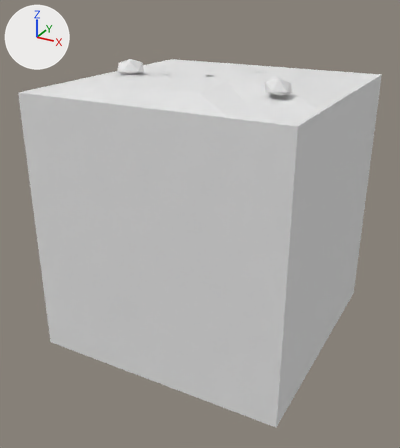
A saved change to the FBX model Assets/Tiles/ReefVerge/Reef Verge 1.fbx.
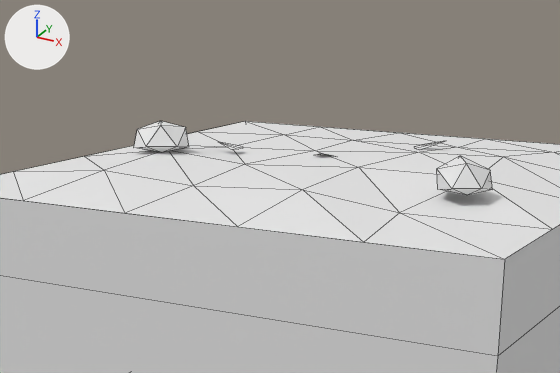
Each version is shown whole from a 50 mm lens placed at (1.93, -3.76, 1.75), pointed at (-0.04, -0.17, -0.05), then close up on the part from 13% to 81% of the width and 0% to 41% of the height. The lights are fixed; the arrows at upper left show +X, +Y and +Z. The older version's two pictures come first. The close-ups show mesh edges as thin lines. Where no turn or scale is listed for an object, it has been applied to the vertices. Vertices at exactly the same position are counted once.

Script lines for the objects in view, before the commit:
```python
me_reef_verge_1 = bpy.data.meshes.new('Reef Verge 1')
me_reef_verge_1.from_pydata(...)  # 90 vertices, 115 faces; spans x -1.0..1.0, y -1.0..1.0, z -1.0..1.2
me_reef_verge_1.materials.append(mat_tileworld_tiles)  # its picture is missing
ob_reef_verge_1 = bpy.data.objects.new('Reef Verge 1', me_reef_verge_1)
ob_reef_verge_1.location = (0.0, 0.0, 0.0)
```
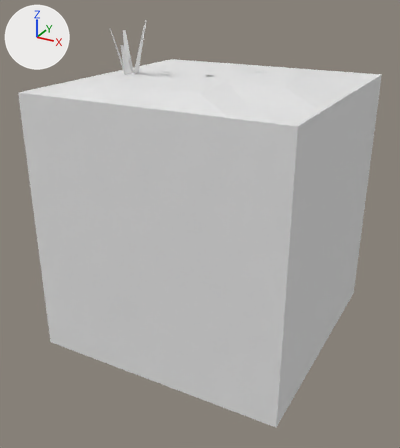
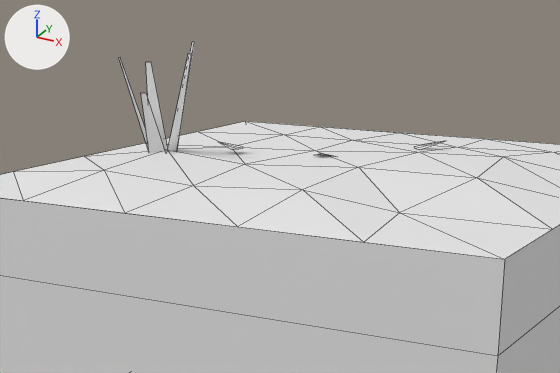
What differs and where, as boxes [x1, y1, x2, y2] in the close-ups (560 x 373 px):
'Reef Verge 1', reshaped
    before: [0, 121, 560, 373]
    after: [0, 42, 560, 373]
part 1 of me_reef_verge_1, deleted
    before: [134, 121, 189, 152]
part 2 of me_reef_verge_1, deleted
    before: [437, 156, 493, 195]
part 3 of me_reef_verge_1, added
    after: [119, 42, 194, 153]

Diff of the bpy script that builds the scene:
```diff
--- a/Assets/Tiles/ReefVerge/Reef Verge 1.fbx.py
+++ b/Assets/Tiles/ReefVerge/Reef Verge 1.fbx.py
@@ me_reef_verge_1 @@
 # used by ob_reef_verge_1; location = (0.0, 0.0, 0.0)
 # verts and faces of me_reef_verge_1; kept vertices keep their numbers, new ones are numbered from 90
-me_reef_verge_1.from_pydata(...)  # 90 vertices, 115 faces; spans x -1.0..1.0, y -1.0..1.0, z -1.0..1.2
+me_reef_verge_1.from_pydata(...)  # 86 vertices, 80 faces; spans x -1.0..1.0, y -1.0..1.0, z -1.0..1.48
+# me_reef_verge_1 part 1: the loose piece of 12 vertices spanning x -0.71..-0.5, y -0.33..-0.11, z 1.1..1.2 is deleted
+# me_reef_verge_1 part 2: the loose piece of 12 vertices spanning x 0.59..0.75, y -0.54..-0.36, z 1.1..1.2 is deleted
+# me_reef_verge_1 part 3
+verts[90] = (-0.56, -0.2, 1.09)
+verts[91] = (-0.56, -0.26, 1.09)
+verts[92] = (-0.46, -0.24, 1.45)  # pixel (188, 53)
+verts[93] = (-0.46, -0.22, 1.45)  # pixel (191, 52)
+verts[94] = (-0.56, -0.26, 1.09)
+verts[95] = (-0.63, -0.28, 1.09)
+verts[96] = (-0.58, -0.37, 1.32)  # pixel (140, 92)
+verts[97] = (-0.56, -0.36, 1.32)  # pixel (146, 92)
+verts[98] = (-0.63, -0.28, 1.09)
+verts[99] = (-0.65, -0.21, 1.09)
+verts[100] = (-0.74, -0.28, 1.43)  # pixel (120, 57)
+verts[101] = (-0.73, -0.3, 1.43)  # pixel (118, 57)
+verts[102] = (-0.66, -0.23, 1.09)
+verts[103] = (-0.61, -0.18, 1.09)
+verts[104] = (-0.71, -0.13, 1.4)  # pixel (151, 62)
+verts[105] = (-0.72, -0.15, 1.4)  # pixel (145, 62)
+verts[106] = (-0.61, -0.18, 1.09)
+verts[107] = (-0.55, -0.21, 1.09)
+verts[108] = (-0.52, -0.12, 1.48)  # pixel (194, 42)
+verts[109] = (-0.54, -0.11, 1.48)  # pixel (192, 41)
+faces += [(90, 91, 92, 93), (94, 95, 96, 97), (98, 99, 100, 101), (102, 103, 104, 105), (106, 107, 108, 109)]
 me_reef_verge_1.materials.append(mat_tileworld_tiles)
```
